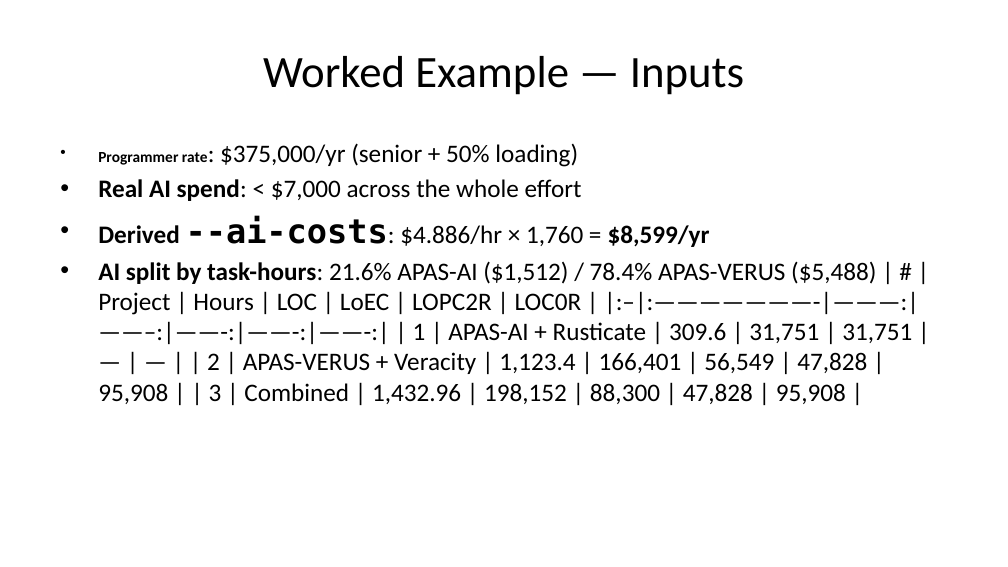
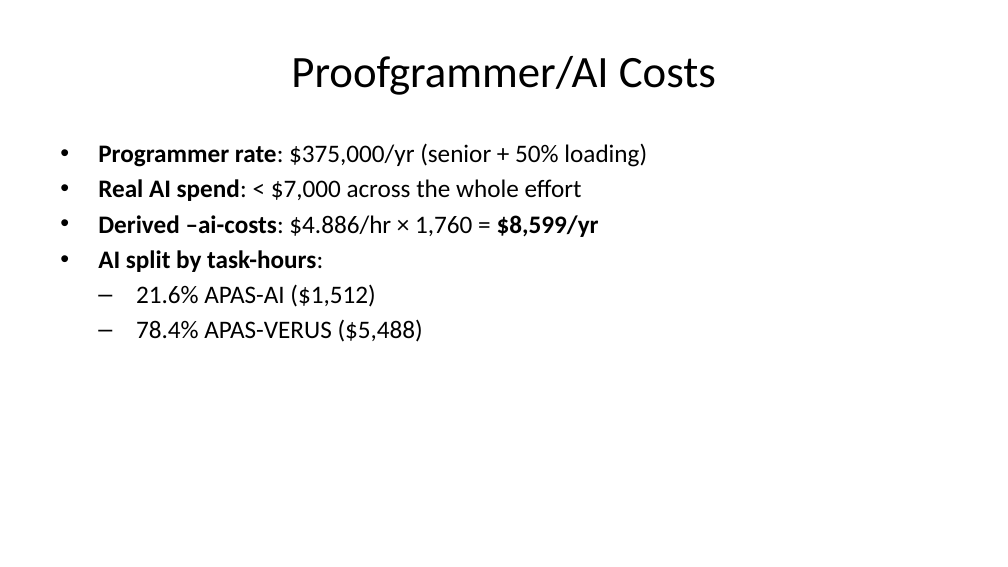
Before and after one commit to briangmilnes/APAS-VERUS, a slide deck: slide 58 of lectures/slidesCMUCS.pptx. Drawn at 1008x567 pixels with LibreOffice and Linux fonts; fonts in the diff are those of the drawing. Boxes give left, top, right and bottom in pixels: in the first picture for what was removed or moved away, otherwise in the second. Text is boxed around its words. In the diff, an @@ line names an element or a change of style, - is before the commit and + after.

```diff
--- a/lectures/slidesCMUCS.pptx
+++ b/lectures/slidesCMUCS.pptx
@@ title at <box>291,56,716,95</box>: text changed @@
-Worked Example — Inputs
+Proofgrammer/AI Costs
@@ text at <box>98,143,647,167</box>: size 11 to 18 pt in "Programmer rate:" @@
@@ text at <box>98,215,599,342</box>: text changed @@
-• Derived --ai-costs: $4.886/hr × 1,760 = $8,599/yr
-• AI split by task-hours: 21.6% APAS-AI ($1,512) / 78.4% APAS-VERUS ($5,488) | # | Project | Hours | LOC | LoEC | LOPC2R | LOC0R | |:–|:———————-|———:|——–:|——-:|——-:|——-:| | 1 | APAS-AI + Rusticate | 309.6 | 31,751 | 31,751 | — | — | | 2 | APAS-VERUS + Veracity | 1,123.4 | 166,401 | 56,549 | 47,828 | 95,908 | | 3 | Combined | 1,432.96 | 198,152 | 88,300 | 47,828 | 95,908 |
+• Derived –ai-costs: $4.886/hr × 1,760 = $8,599/yr
+• AI split by task-hours:
+  – 21.6% APAS-AI ($1,512)
+  – 78.4% APAS-VERUS ($5,488)
```
Also in this commit, not shown: 3 other slides changed, 1 slide added, 2 other files.
